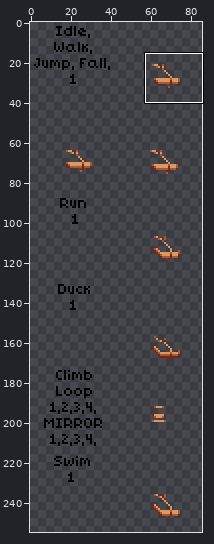
Edited in one commit: sprite sheet (items/armors/decorative/costumes/strap/chestf.png). Above, an overview of the earlier version with the close-up marked.
Close-up. The starting point:
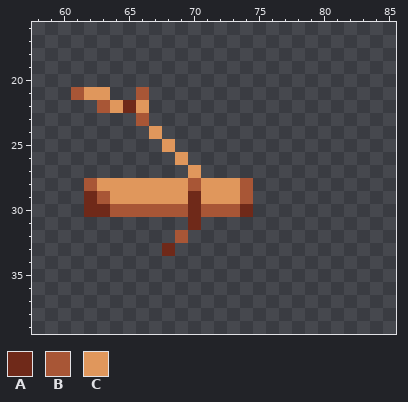
The file is 86x258 pixels. Shown: x 58..85, y 16..39. The wide view leaves out empty margins. The commit also changed other parts of the picture, which this record leaves out.
Palette (. is transparent): A #6f2919  B #a85636  C #e0975c
Pixels before, first column x 61:
21 BCC..B........
22 ..BCAC........
23 .....B........
24 ......C.......
25 .......C......
26 ........C.....
27 .........C....
28 .BCCCCCCCBCCCB
29 .ABCCCCCCACCCB
30 .AABBBBBBABBBA
31 .........A....
32 ........B.....
33 .......A......
The result:
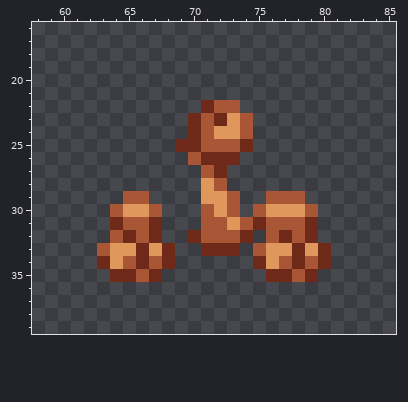
The edit:
Changed rows in their new state; - is an unchanged pixel.
first column x 61:
21 ...--.--------------
22 --....----ABB-------
23 -----.---ABACB------
24 ------.--ABCCB------
25 -------.AABBBA------
26 --------.BAAA-------
27 ---------.BA--------
28 -.........-B..------
29 -...BB....--B.-BBB--
30 -..-CC-...-C-.BCCCB-
31 ---ABBA--.BBCBABBBA-
32 ---BABA-.ABBBA-BABA-
33 --BCCAC---AAA-BCCACA
34 --ACBABA------ACBABA
35 ---AABA--------AABA-
Where, in picture pixels (left, top, right, bottom), the same in both close-ups:
changed: (71, 87, 331, 282)
